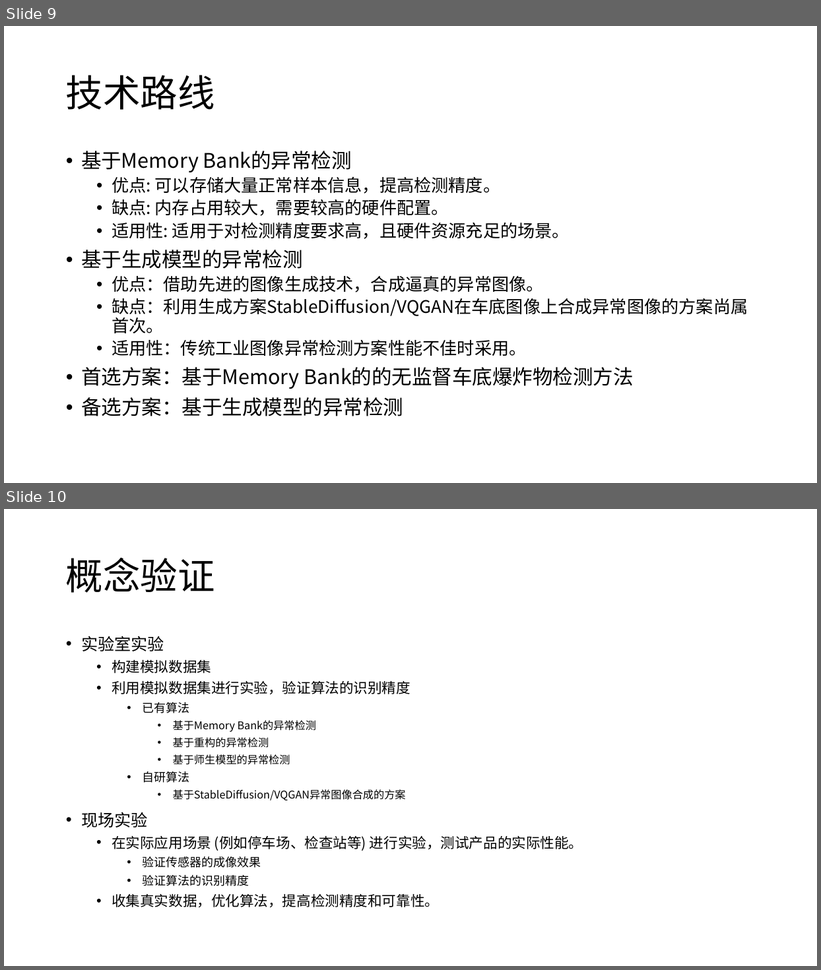
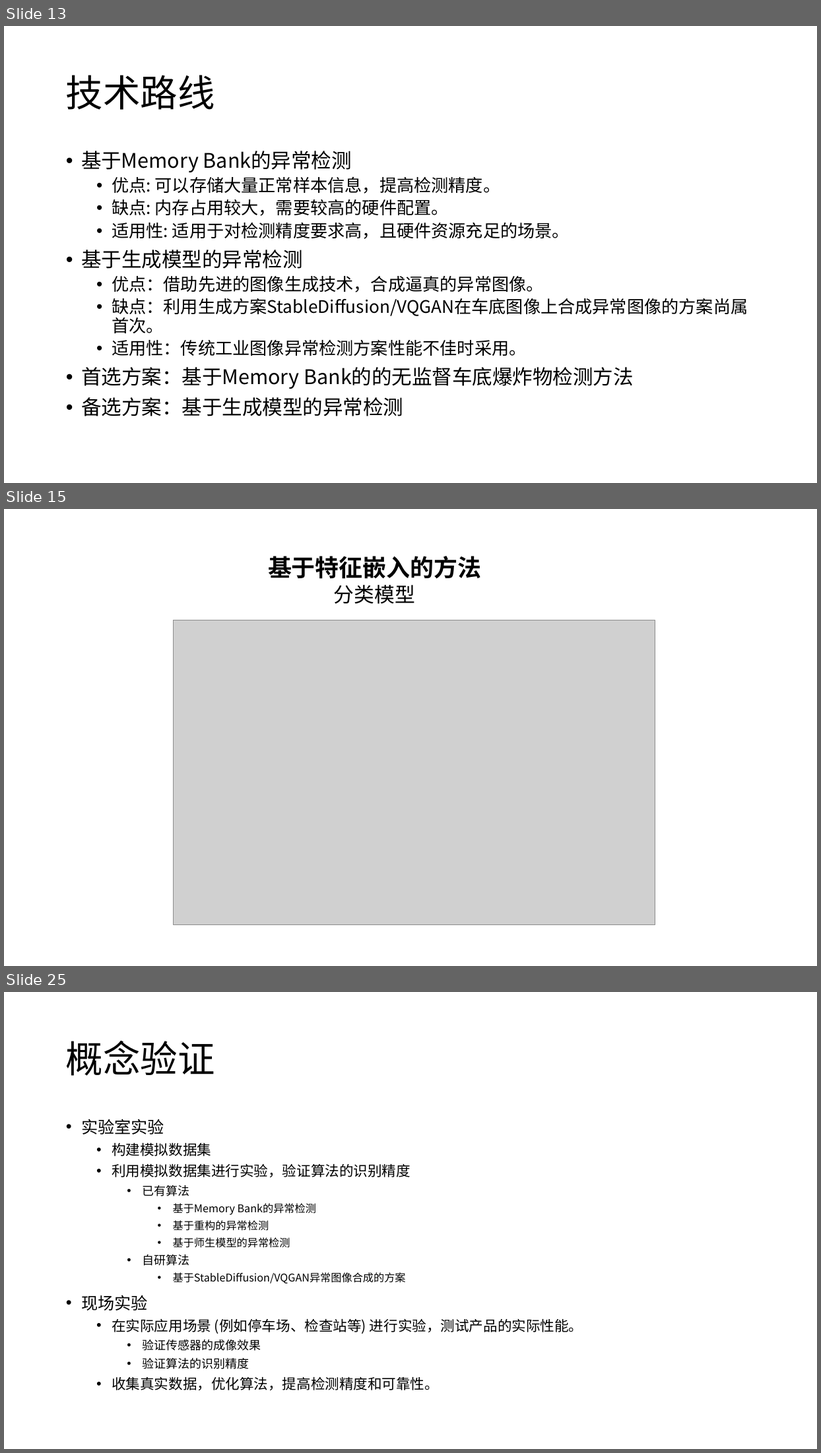
Before and after one commit to lizhenbang56/Papers, a slide deck: papers/车底检测/车底爆炸物检测装置产品立项报告.pptx. Shown one above the other, each under a label of ours: slides 9 and 10 before the commit, slides 13, 15 and 25 after it; the slides between them are not shown. The pictures are 821x970 and 821x1453 pixels, drawn with LibreOffice and Linux fonts; fonts in the diff are those of the drawing; grey boxes stand for pictures. Boxes give left, top, right and bottom in pixels: in the first picture for what was removed or moved away, otherwise in the second. Text is boxed around its words. In the diff, an @@ line names an element or a change of style, - is before the commit and + after.

```diff
--- a/papers/车底检测/车底爆炸物检测装置产品立项报告.pptx
+++ b/papers/车底检测/车底爆炸物检测装置产品立项报告.pptx
@@ slide 15 added at bbox=[4, 509, 817, 966], background #FFFFFF @@
@@ text added at bbox=[268, 556, 481, 604], 28 pt, text #000000, bold @@
+基于特征嵌入的方法
+分类模型
@@ picture added at bbox=[174, 621, 655, 925] @@
@@ what was slide 9 is now slide 13 @@
@@ what was slide 10 is now slide 25 @@
```
Also in this commit, not shown: 16 other slides added, 37 other files.
